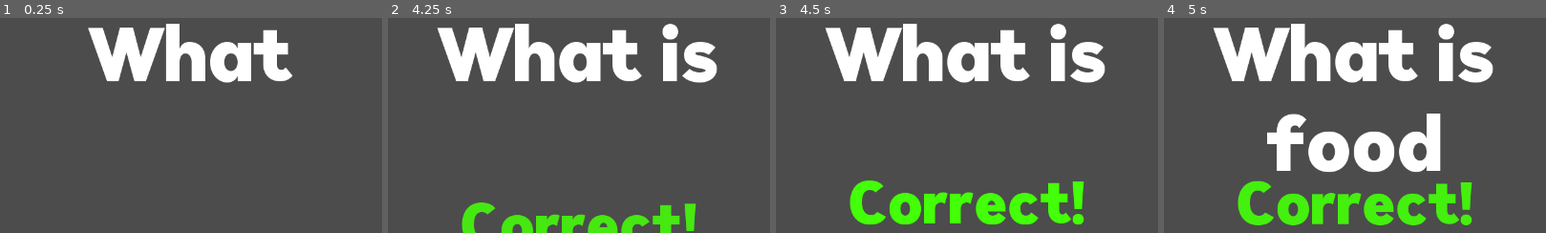
Above: before the commit, frames 1-4 (left to right).
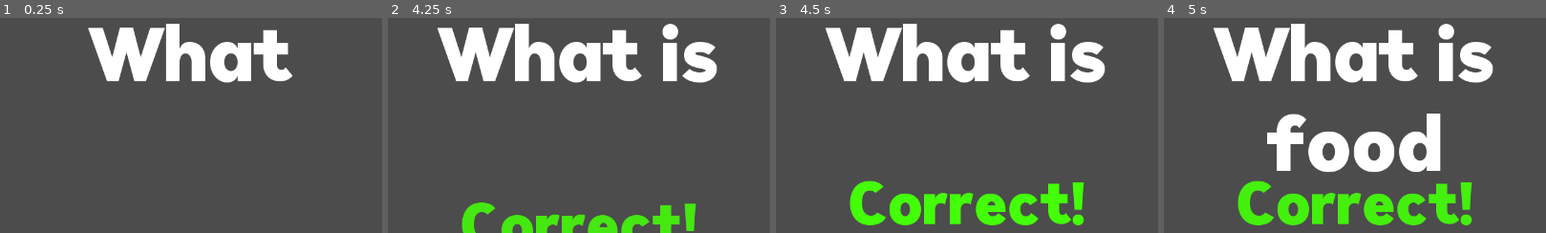
Above: after the commit, the same moments.

Repository: szymon112233/Filmufkapro
Game: Godot game, scene res://Main.tscn
Two runs of this game, one before a commit and one after it. Both use one fixed random seed, a clock stepped at 60 frames per second and the inputs below.
Inputs:
- Up to frame 1 (0.25 s): no input
- Up to frame 2 (4.25 s): tap Enter at 0.5 s; hold Right (right_option) 0.53-1.28 s; tap Space at 1.25 s; hold Left (left_option) 1.28-2.03 s; hold Right (right_option) 2.03-3.53 s; hold Left (left_option) from 3.53 s (still down)
- Up to frame 3 (4.5 s): keep holding Left (left_option)
- Up to frame 4 (5 s): keep holding Left (left_option)
The pictures show only the part of the screen within x 25-75%, y 6-56%; the shares and areas given below are measured in that part.

Frames 1-2 are identical in both runs. In frame 3, 1.0% of the frame differs, in the area x 19-81%, y 75-97%; in frame 4, nothing differs.

Commit message:
Animation fix

Diff:
--- a/UI/CorrectAnim.tres
+++ b/UI/CorrectAnim.tres
@@ -4,26 +4,38 @@
 resource_name = "ResultAnim"
 length = 2.0
 tracks/0/type = "value"
-tracks/0/path = NodePath("CorrectLabel:rect_position")
+tracks/0/path = NodePath("CorrectLabel:custom_colors/font_color")
 tracks/0/interp = 1
 tracks/0/loop_wrap = true
 tracks/0/imported = false
 tracks/0/enabled = true
 tracks/0/keys = {
-"times": PoolRealArray( 0, 0.8, 0.9, 1 ),
-"transitions": PoolRealArray( 1, 1, 0.5, 1 ),
+"times": PoolRealArray( 0, 0.8, 1.4, 2 ),
+"transitions": PoolRealArray( 1, 1, 1, 1 ),
 "update": 0,
-"values": [ Vector2( 441, 600 ), Vector2( 441, 310 ), Vector2( 441, 305 ), Vector2( 441, 310 ) ]
+"values": [ Color( 0.266667, 1, 0.0313726, 0 ), Color( 0.266667, 1, 0.0313726, 1 ), Color( 0.266667, 1, 0.0313726, 1 ), Color( 0.266667, 1, 0.0313726, 0 ) ]
 }
 tracks/1/type = "value"
-tracks/1/path = NodePath("CorrectLabel:custom_colors/font_color")
+tracks/1/path = NodePath("CorrectLabel:margin_top")
 tracks/1/interp = 1
 tracks/1/loop_wrap = true
 tracks/1/imported = false
 tracks/1/enabled = true
 tracks/1/keys = {
-"times": PoolRealArray( 0, 0.8, 1.4, 2 ),
-"transitions": PoolRealArray( 1, 1, 1, 1 ),
+"times": PoolRealArray( 0, 0.8, 0.9, 1 ),
+"transitions": PoolRealArray( 1, 1, 0.378929, 1 ),
 "update": 0,
-"values": [ Color( 0.266667, 1, 0.0313726, 0 ), Color( 0.266667, 1, 0.0313726, 1 ), Color( 0.266667, 1, 0.0313726, 1 ), Color( 0.266667, 1, 0.0313726, 0 ) ]
+"values": [ 240.0, -50, -55, -50 ]
 }
+tracks/2/type = "value"
+tracks/2/path = NodePath("CorrectLabel:margin_bottom")
+tracks/2/interp = 1
+tracks/2/loop_wrap = true
+tracks/2/imported = false
+tracks/2/enabled = true
+tracks/2/keys = {
+"times": PoolRealArray( 0, 0.8, 0.9, 1 ),
+"transitions": PoolRealArray( 1, 1, 0.353554, 1 ),
+"update": 0,
+"values": [ 340.0, 50, 45, 50 ]
+}
